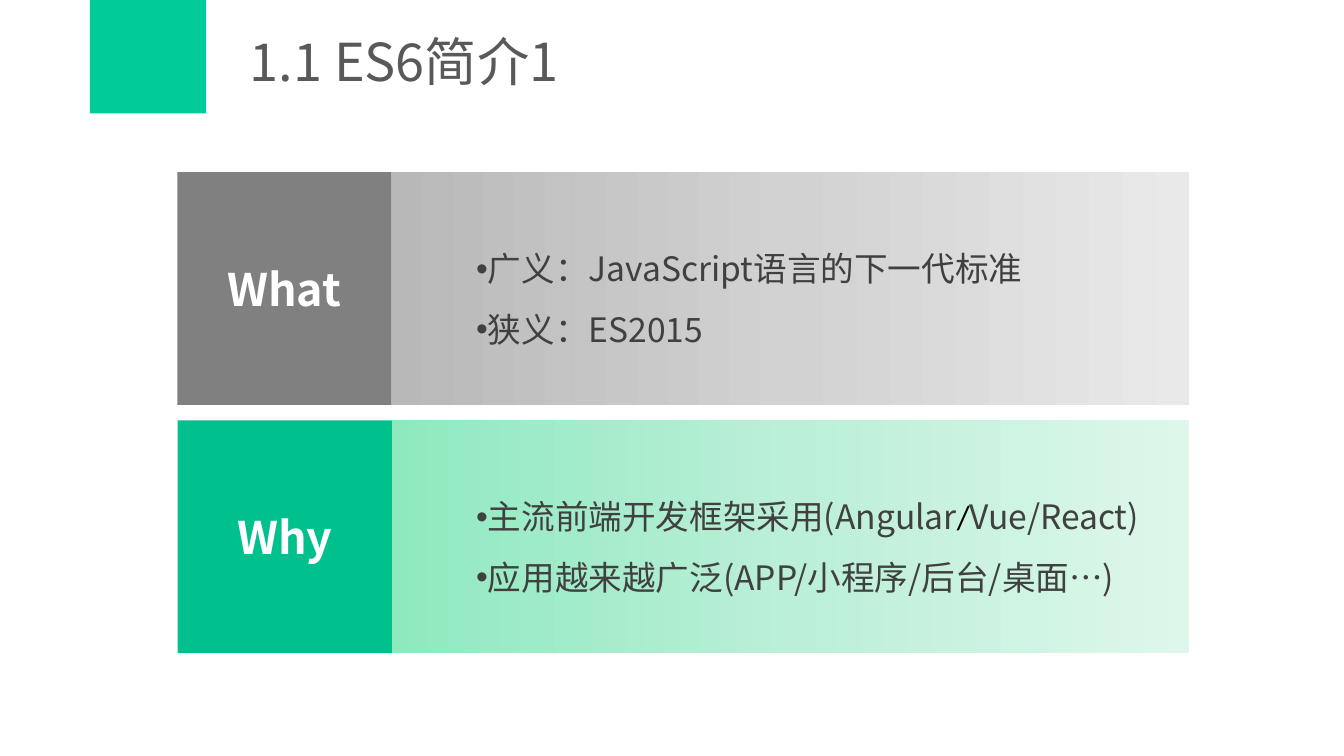
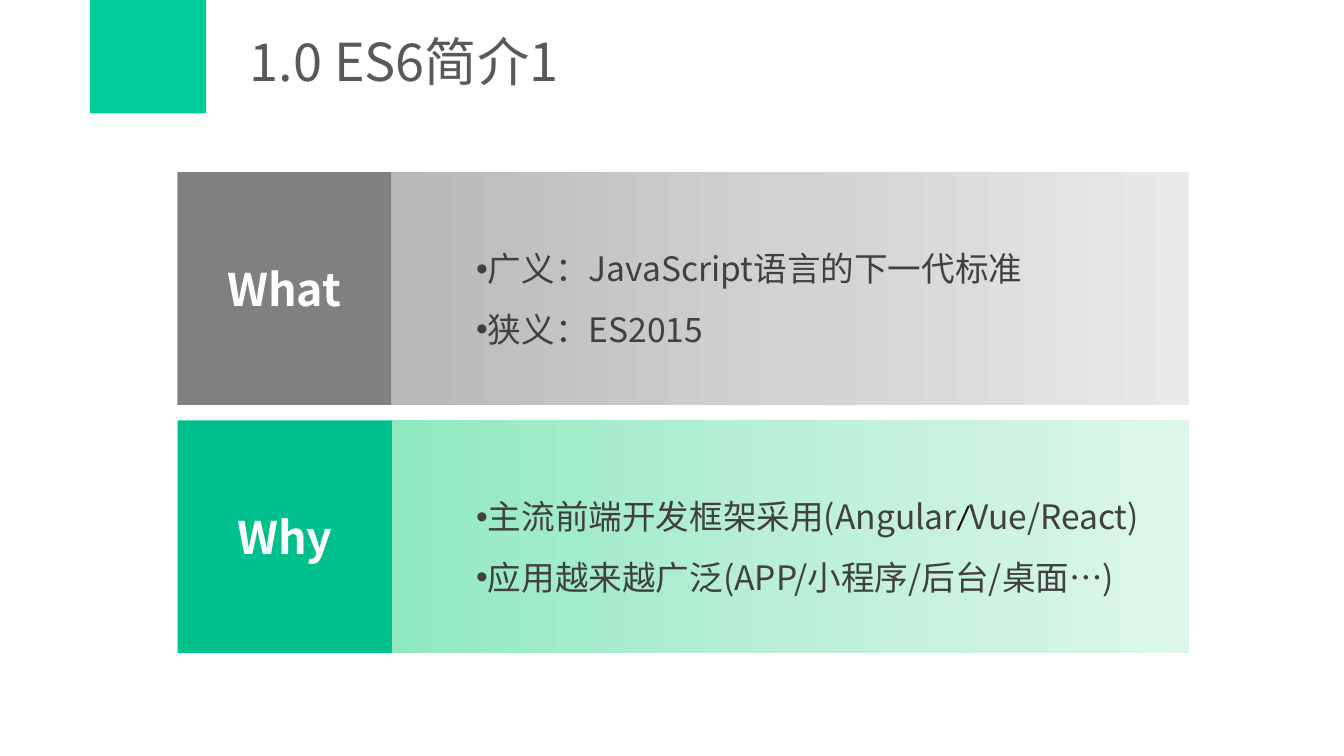
Before and after one commit to zhujiajia1984/studyDoc, a slide deck: slide 3 of 00_学习分享/学习分享_es6_less.pptx. Drawn at 1344x756 pixels with LibreOffice and Linux fonts; fonts in the diff are those of the drawing. Boxes give left, top, right and bottom in pixels: in the first picture for what was removed or moved away, otherwise in the second. Text is boxed around its words. In the diff, an @@ line names an element or a change of style, - is before the commit and + after.

```diff
--- a/00_学习分享/学习分享_es6_less.pptx
+++ b/00_学习分享/学习分享_es6_less.pptx
@@ title at (x1=250, y1=37, x2=558, y2=86): text changed @@
-1.1 ES6简介1
+1.0 ES6简介1
```
Also in this commit, not shown: 2 other slides changed, 9 slides added, 21 slides removed.
